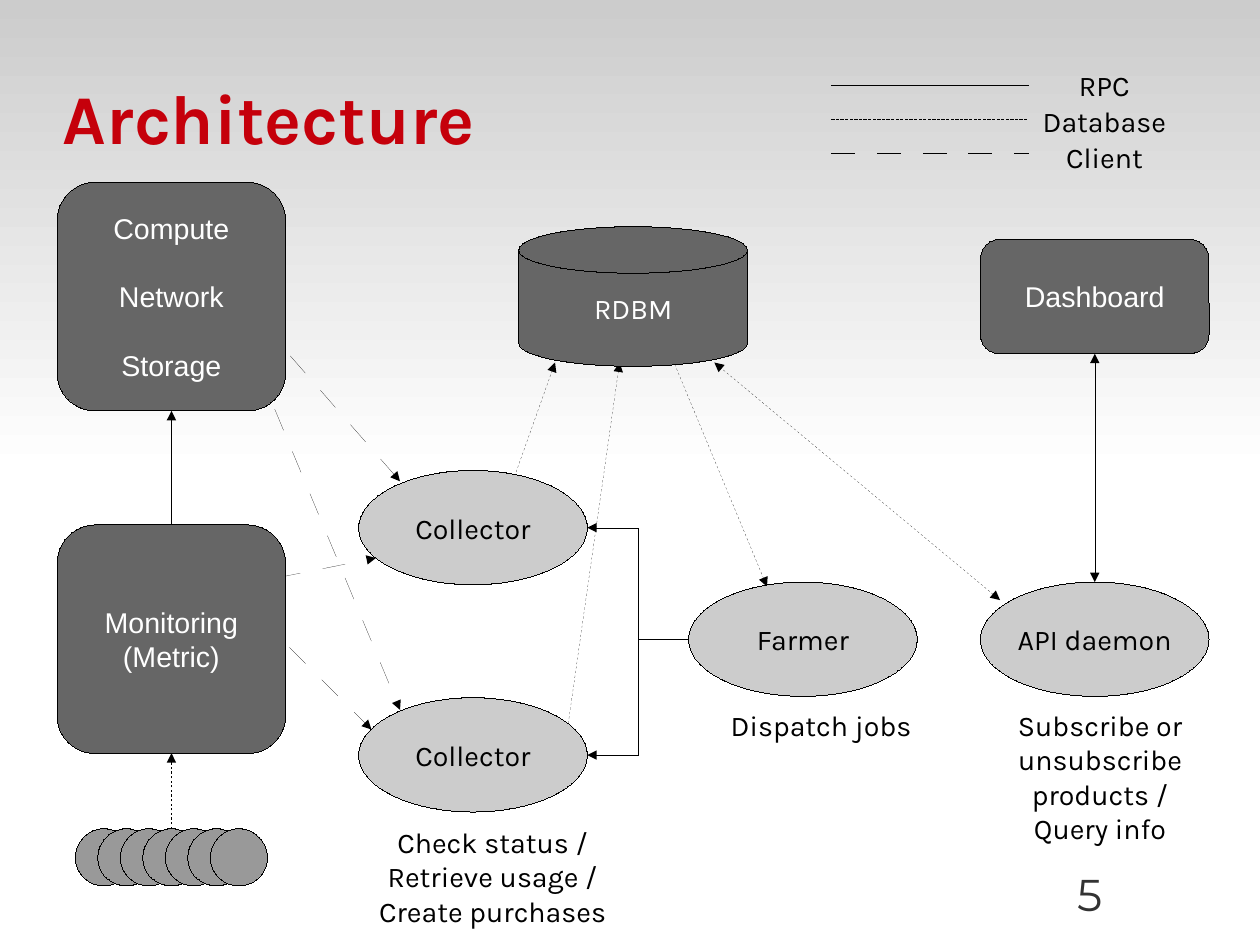
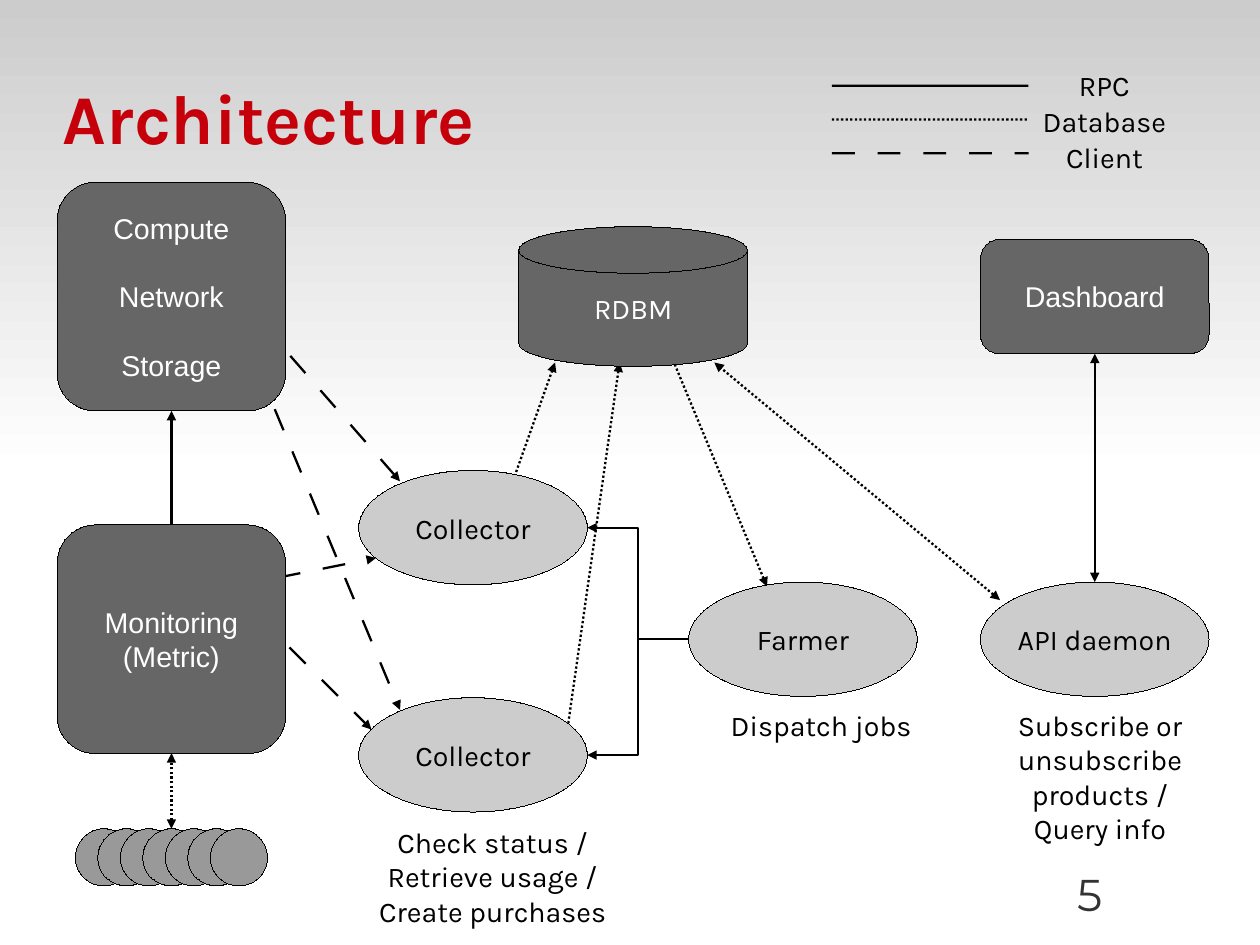
Before and after one commit to zyluo/talk-OSDS-2012, a slide deck: slide 5 of OSDS-2012-SF-dough-LZY.odp. Drawn at 1260x945 pixels with LibreOffice and Linux fonts; fonts in the diff are those of the drawing; background and template pictures are left out. Boxes give left, top, right and bottom in pixels: in the first picture for what was removed or moved away, otherwise in the second. Text is boxed around its words. In the diff, an @@ line names an element or a change of style, - is before the commit and + after.

```diff
--- a/OSDS-2012-SF-dough-LZY.odp
+++ b/OSDS-2012-SF-dough-LZY.odp
@@ arrow (200, 253) - (400, 481): stroke #000000 0 pt to #000000 1.45 pt @@
@@ arrow (767, 587) - (671, 356): stroke #000000 0 pt to #000000 1.45 pt @@
@@ arrow (257, 367) - (400, 710): stroke #000000 0 pt to #000000 1.45 pt @@
@@ arrow (508, 499) - (556, 362): stroke #000000 0 pt to #000000 1.45 pt @@
@@ arrow (563, 765) - (620, 362): stroke #000000 0 pt to #000000 1.45 pt @@
@@ double arrow (1000, 600) - (715, 362): stroke #000000 0 pt to #000000 1.45 pt @@
@@ elbow arrow (689, 639) - (588, 528): stroke #000000 0 pt to #000000 1.45 pt @@
@@ arrow (233, 587) - (376, 558): stroke #000000 0 pt to #000000 1.45 pt @@
@@ arrow (257, 615) - (372, 729): stroke #000000 0 pt to #000000 1.45 pt @@
@@ elbow arrow (172, 829) - (172, 753): elbow arrow to elbow double arrow; stroke #000000 0 pt to #000000 1.45 pt @@
```
Also in this commit, not shown: 9 other slides changed.
